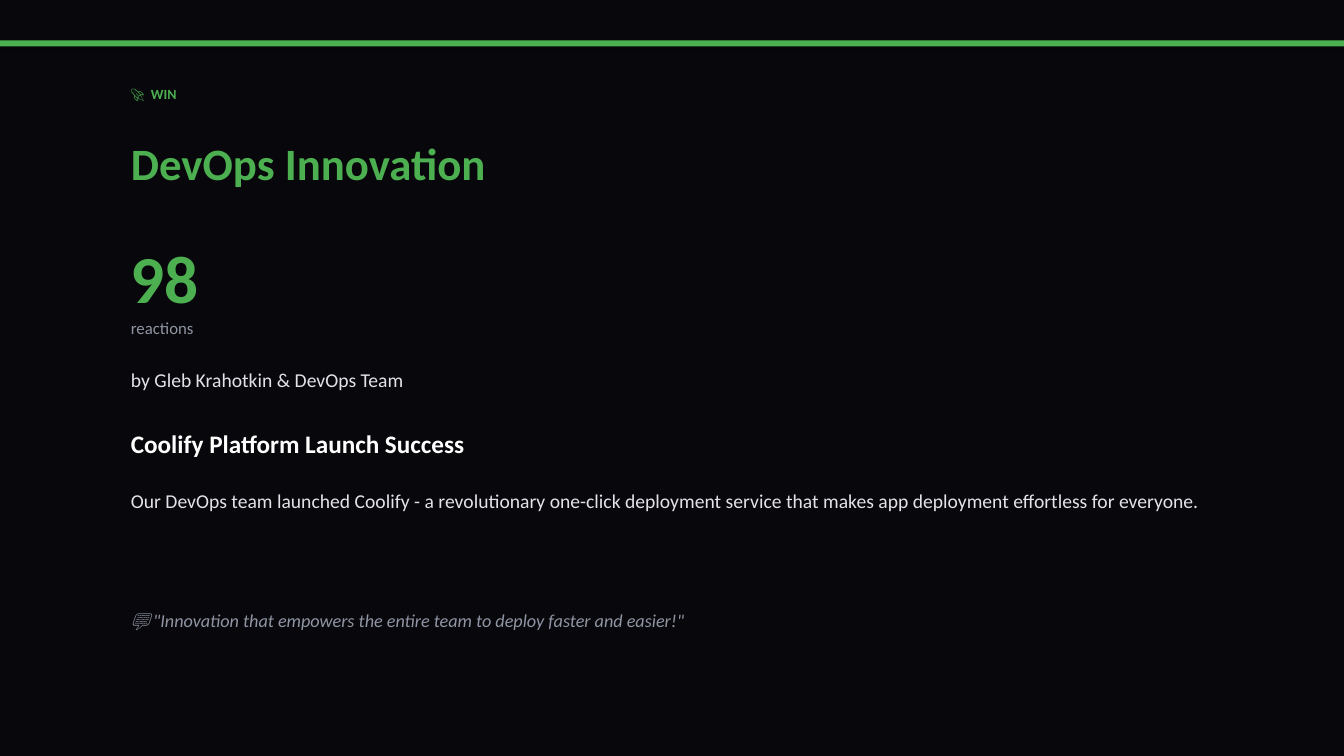
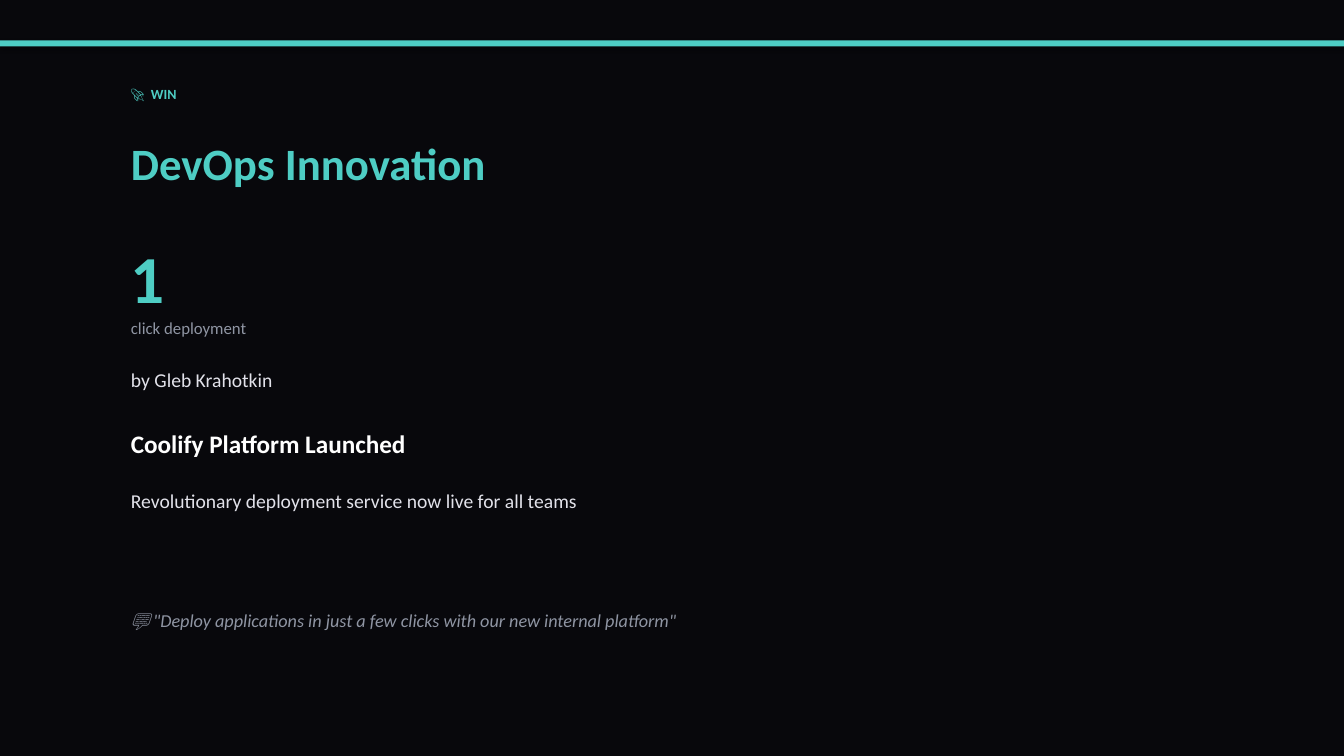
Before and after one commit to liliyagarifullina-maker/appodeal-pulse, a slide deck: slide 3 of data/archive/pulse_2026-03-12.pptx. Drawn at 1344x756 pixels with LibreOffice and Linux fonts; fonts in the diff are those of the drawing. Boxes give left, top, right and bottom in pixels: in the first picture for what was removed or moved away, otherwise in the second. Text is boxed around its words. In the diff, an @@ line names an element or a change of style, - is before the commit and + after.

```diff
--- a/data/archive/pulse_2026-03-12.pptx
+++ b/data/archive/pulse_2026-03-12.pptx
@@ rectangle at [0,40,1344,46]: fill #4CAF50 to #4ECDC4 @@
@@ text "🚀 WIN" at [151,90,177,99]: text colour #4CAF50 to #4ECDC4 @@
@@ text "DevOps Innovation" at [131,148,486,187]: text colour #4CAF50 to #4ECDC4 @@
@@ text at [131,259,165,303]: text changed; text colour #4CAF50 to #4ECDC4 @@
-98
+1
@@ text at [131,322,246,337]: text changed @@
-reactions
+click deployment
@@ text at [131,373,273,390]: text changed @@
-by Gleb Krahotkin & DevOps Team
+by Gleb Krahotkin
@@ text at [131,435,405,457]: text changed @@
-Coolify Platform Launch Success
+Coolify Platform Launched
@@ text at [131,494,577,511]: text changed @@
-Our DevOps team launched Coolify - a revolutionary one-click deployment service that makes app deployment effortless for everyone.
+Revolutionary deployment service now live for all teams
@@ text at [153,614,676,630]: text changed @@
-💬 "Innovation that empowers the entire team to deploy faster and easier!"
+💬 "Deploy applications in just a few clicks with our new internal platform"
```
Also in this commit, not shown: 5 other slides changed, 12 slides added, 3 slides removed, 2 other files.
